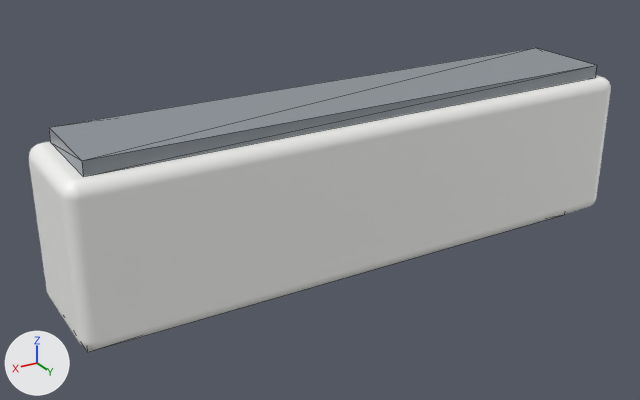
A saved change to the glTF model frontend/static/3d-studio/models/appliance/wallac-lite.glb.
The view is the same before and after, from a 50 mm lens placed at (0.679, 1.054, 0.644), pointed at (0.043, -0.007, 0.113). Every picture has the same lights, and +X, +Y and +Z are marked at lower left. The older version comes first. Mesh edges are drawn as thin lines on the coarser meshes. Where no turn or scale is listed for an object, it has been applied to the vertices.

Names of what the first picture shows: 'material-0-body', 'material-1-grating' and 1 more.
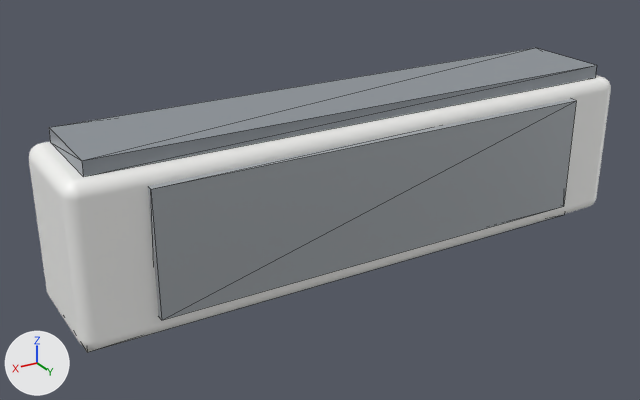
The newer file is also turned or shifted as a whole; pictures and numbers use the older file's frame.

Diff of the bpy script that builds the scene:
```diff
--- a/frontend/static/3d-studio/models/appliance/wallac-lite.glb.py
+++ b/frontend/static/3d-studio/models/appliance/wallac-lite.glb.py
@@ mat_material_5_metal @@
+mat_material_5_metal = principled_material('material-5-metal')
+mat_material_5_metal.base_color = (0.456, 0.491, 0.521)  # light grey #b4babf
+mat_material_5_metal.metallic = 0.4
+mat_material_5_metal.roughness = 0.3
@@ me_mesh_5 @@
+me_mesh_5.from_pydata(...)  # a box spanning x -0.35..0.35, y 0.09..0.11, z 0.06..0.24
+me_mesh_5.materials.append(mat_material_5_metal)  # light grey #b4babf
@@ ob_material_5_metal @@
+ob_material_5_metal = bpy.data.objects.new('material-5-metal', me_mesh_5)
+ob_material_5_metal.location = (0.0, 0.005, 0.0)
```

Pixel boxes [x1, y1, x2, y2] of what changed, in the pictures (640 x 400 px):
'material-5-metal', added
    after: [148, 99, 576, 320]
